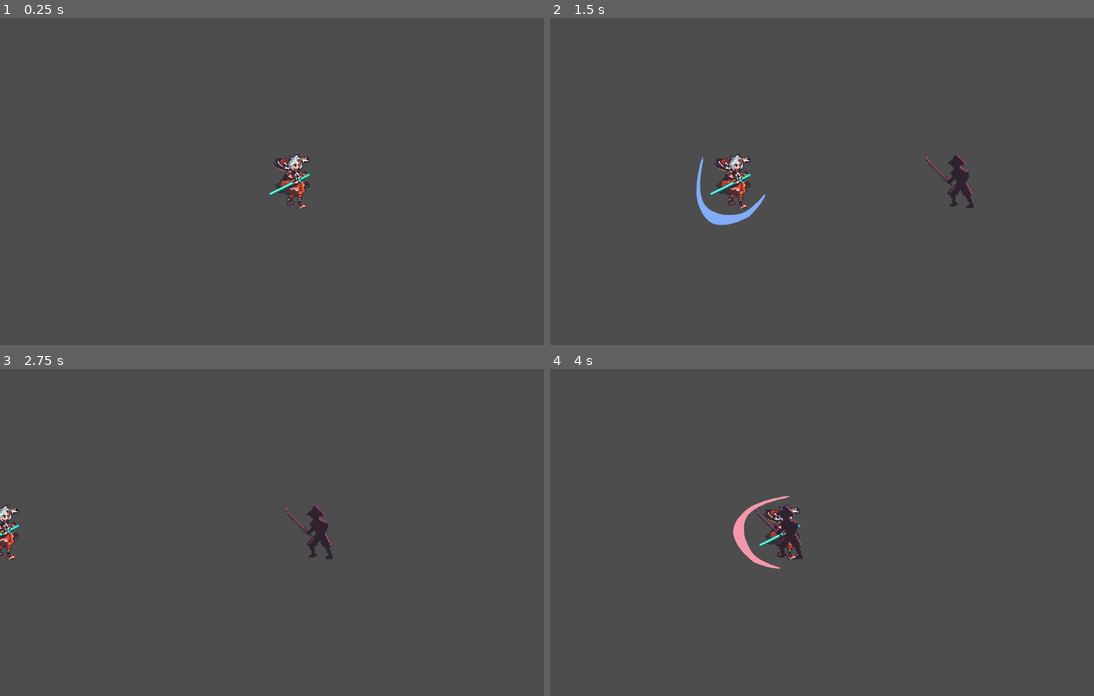
Above: before the commit, frames 1-4 (two rows, left to right).
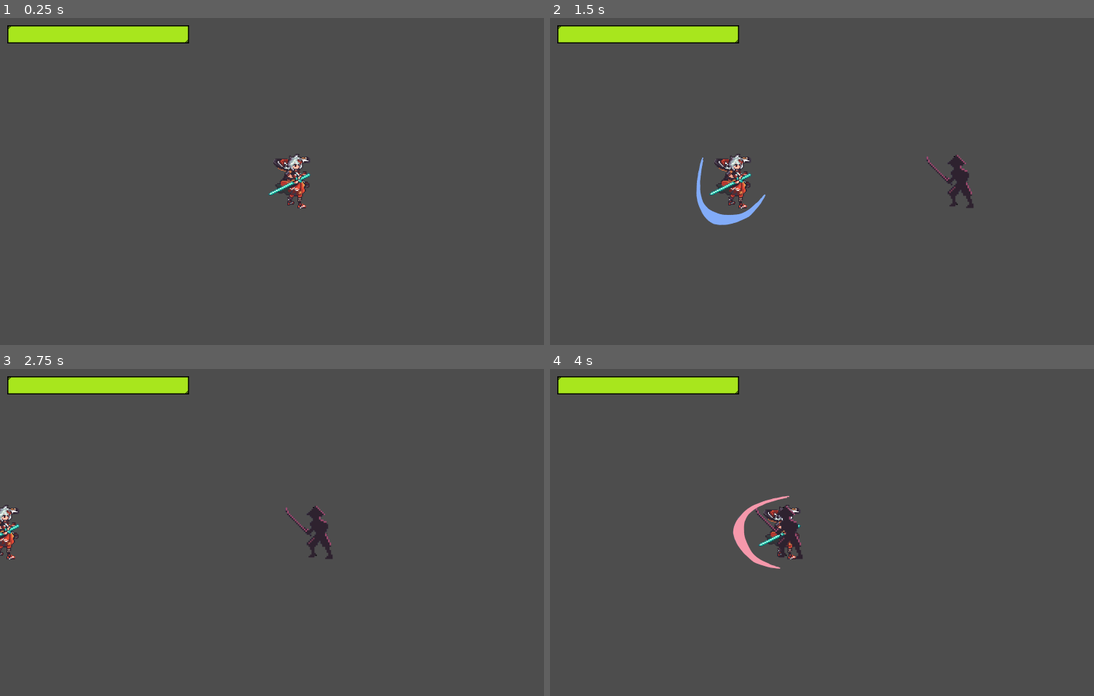
Above: after the commit, the same moments.

Repository: w1dering/ARPG
Game: Godot game, scene res://main.tscn
Two runs of this game, one before a commit and one after it. Both use one fixed random seed, a clock stepped at 60 frames per second and the inputs below.
Inputs (mouse positions are in pixels of both pictures, inside the frame that each line leads up to):
- Up to frame 1 (0.25 s): no input
- Up to frame 2 (1.5 s): tap Enter at 0.5 s; move the mouse to (968, 165) at 0.52 s; right-click (968, 165) at 0.6 s; move the mouse to (724, 197) at 1.27 s; click (724, 197) at 1.35 s
- Up to frame 3 (2.75 s): right-click (174, 548) at 1.55 s; move the mouse to (348, 460) at 2.02 s; right-click (348, 460) at 2.1 s
- Up to frame 4 (4 s): move the mouse to (811, 597) at 2.77 s; tap A (key_a) at 2.85 s; right-click (811, 597) at 3.05 s; move the mouse to (1017, 581) at 3.52 s; hold D (key_d) from 3.53 s (still down); right-click (1017, 581) at 3.8 s

The runs differ from the first frame. In frame 1, 1.9% of the frame differs, in the area x 1-35%, y 2-8%; in frame 2, 1.9%; in frame 3, 1.9%; in frame 4, 1.9%.

Commit message:
added hud and hp bar
hp bar updates to player's hp thru emitting a signal via main

Diff:
--- a/enemy/shadow.gd
+++ b/enemy/shadow.gd
@@ -29,8 +29,8 @@
 	attackHitscanInstance.width = abs(maxes.x - mins.x)
 	attackHitscanInstance.height = abs(maxes.y - mins.y)
 
-	width = $"Hitbox".get_shape().get_rect().size.x
-	height = $"Hitbox".get_shape().get_rect().size.y
+	width = $Hitbox.get_shape().get_rect().size.x
+	height = $Hitbox.get_shape().get_rect().size.y
 
 # Called every frame. 'delta' is the elapsed time since the previous frame.
 func _process(delta):
--- a/hud/hud.tscn
+++ b/hud/hud.tscn
@@ -1,8 +1,17 @@
-[gd_scene load_steps=2 format=3 uid="uid://ce6256cg8eywq"]
+[gd_scene load_steps=5 format=3 uid="uid://ce6256cg8eywq"]
 
-[sub_resource type="SpriteFrames" id="SpriteFrames_5vsny"]
+[ext_resource type="Script" path="res://hud/sprites/hud.gd" id="1_okkl1"]
+[ext_resource type="Texture2D" uid="uid://cr4m5hoor5nco" path="res://hud/sprites/player hp bar underlay.png" id="2_cxxfc"]
+[ext_resource type="Texture2D" uid="uid://b5d68l3k6y8j5" path="res://hud/sprites/player hp bar overlay.png" id="3_f1d0m"]
+[ext_resource type="Texture2D" uid="uid://bk4o5rfp5vn0k" path="res://hud/sprites/player hp bar texture.png" id="4_kjybn"]
 
 [node name="HUD" type="CanvasLayer"]
+script = ExtResource("1_okkl1")
 
-[node name="AnimatedSprite2D" type="AnimatedSprite2D" parent="."]
-sprite_frames = SubResource("SpriteFrames_5vsny")
+[node name="PlayerHealthBar" type="TextureProgressBar" parent="."]
+offset_right = 200.0
+offset_bottom = 20.0
+value = 100.0
+texture_under = ExtResource("2_cxxfc")
+texture_over = ExtResource("3_f1d0m")
+texture_progress = ExtResource("4_kjybn")
--- /dev/null
+++ b/hud/sprites/hud.gd
@@ -0,0 +1,15 @@
+extends CanvasLayer
+
+var player
+
+# Called when the node enters the scene tree for the first time.
+func _ready():
+	$PlayerHealthBar.position = Vector2(20, 20)
+
+# Called every frame. 'delta' is the elapsed time since the previous frame.
+func _process(delta):
+	pass
+
+func change_player_health_bar(amount):
+	print("health changed")
+	$PlayerHealthBar.value = amount
--- a/main.gd
+++ b/main.gd
@@ -7,6 +7,9 @@
 
 func _ready():
 	screenSize = get_viewport_rect().size
+	$HUD.player = $Player
+	$Player.connect("playerHPChanged", player_HP_change)
+	$HUD.change_player_health_bar(100)
 	pass
 
 func _init():
@@ -21,3 +24,6 @@
 	shadow.position.y = screenSize.y / 2
 	shadow.player = $Player
 	add_child(shadow)
+
+func player_HP_change(amount):
+	$HUD.change_player_health_bar(amount)
--- a/main.tscn
+++ b/main.tscn
@@ -1,7 +1,8 @@
-[gd_scene load_steps=3 format=3 uid="uid://ui4wntxjm4dt"]
+[gd_scene load_steps=4 format=3 uid="uid://ui4wntxjm4dt"]
 
 [ext_resource type="Script" path="res://main.gd" id="1_lfe5p"]
 [ext_resource type="PackedScene" uid="uid://s5s2r57irkoy" path="res://player/player.tscn" id="2_lyvah"]
+[ext_resource type="PackedScene" uid="uid://ce6256cg8eywq" path="res://hud/hud.tscn" id="3_boj5r"]
 
 [node name="Main" type="Node2D"]
 script = ExtResource("1_lfe5p")
@@ -12,4 +13,6 @@
 one_shot = true
 autostart = true
 
+[node name="HUD" parent="." instance=ExtResource("3_boj5r")]
+
 [connection signal="timeout" from="MobSpawnTimer" to="." method="_on_mob_spawn_timer_timeout"]
--- a/player/player.gd
+++ b/player/player.gd
@@ -1,11 +1,14 @@
 extends Area2D
+
+signal playerHPChanged
 
 @export var maxSpeed = 500
 @export var acceleration = 4000
 var currentSpeed = 0
 var directionFacing = Vector2.RIGHT
 @export var dashingSpeed = 5000
-@export var hp = 100
+@export var maxHP = 100
+var HP = 100
 @export var damageOnAttack = 20
 @export var knockbackStrength = 10
 
@@ -113,7 +116,6 @@
 		isDashing = true
 		canDash = false
 		canDashPerfect = true
-		make_invulnerable($TimerDash.wait_time)
 		dashingDir = -directionFacing if inputDir == Vector2.ZERO else inputDir
 		$TimerDashPerfect.start()
 
@@ -185,34 +187,36 @@
 func _on_area_entered(area):
 	# prevents player from taking damage from their own attack
 	if area != attackHitscanInstance:
-		reduce_hp(area.damage)
+		reduce_HP(area.damage)
 	# elif area == get_node() enemy attack
-	#	reduce_hp(mob.damageOnAttack)
-
-func reduce_hp(amount):
-	if canDashPerfect:
-		print("perfect dash")
-		# effects of perfect dash here
-	elif canGuardPerfect:
-		print("parried")
-	elif isGuarding:
-		print("guarded")
-	elif !isInvulnerable:
-		hp -= amount
-		# if hp <= 0 game_over()
-
-		make_invulnerable(2.0)
-		# play hit and invulnerable animation
+	#	reduce_HP(mob.damageOnAttack)
+
+func reduce_HP(amount):
+	if !isInvulnerable:
+		if canDashPerfect:
+			print("perfect dash")
+			# effects of perfect dash here
+		elif canGuardPerfect:
+			print("parried")
+		elif isGuarding:
+			print("guarded")
+		else:
+			print("hit")
+			HP -= amount
+			playerHPChanged.emit(HP)
+			# if HP <= 0 game_over()
+			make_invulnerable(2.0)
+			# play hit and invulnerable animation
 
 func _on_timer_dash_perfect_timeout():
 	canDashPerfect = false
 
-
 func _on_timer_guard_perfect_timeout():
 	canGuardPerfect = false
 
 func make_invulnerable(time):
 	$TimerInvulnerability.wait_time = time
+	$TimerInvulnerability.start()
 	isInvulnerable = true
 
 func _on_timer_invulnerability_timeout():
--- a/player/player.tscn
+++ b/player/player.tscn
@@ -43,7 +43,7 @@
 one_shot = true
 
 [node name="TimerGuardPerfect" type="Timer" parent="."]
-wait_time = 0.25
+wait_time = 0.1
 one_shot = true
 
 [node name="TimerAttackHitscan" type="Timer" parent="."]
Binary file removed: hud/base health bar.png
Binary file removed: hud/health segment.png
Binary file added: hud/sprites/player hp bar overlay.png
Not shown, changed: hud/sprites/player hp bar overlay.png.import
Binary file added: hud/sprites/player hp bar texture.png
Not shown, added: hud/sprites/player hp bar texture.png.import
Binary file added: hud/sprites/player hp bar underlay.png
Not shown, changed: hud/sprites/player hp bar underlay.png.import
